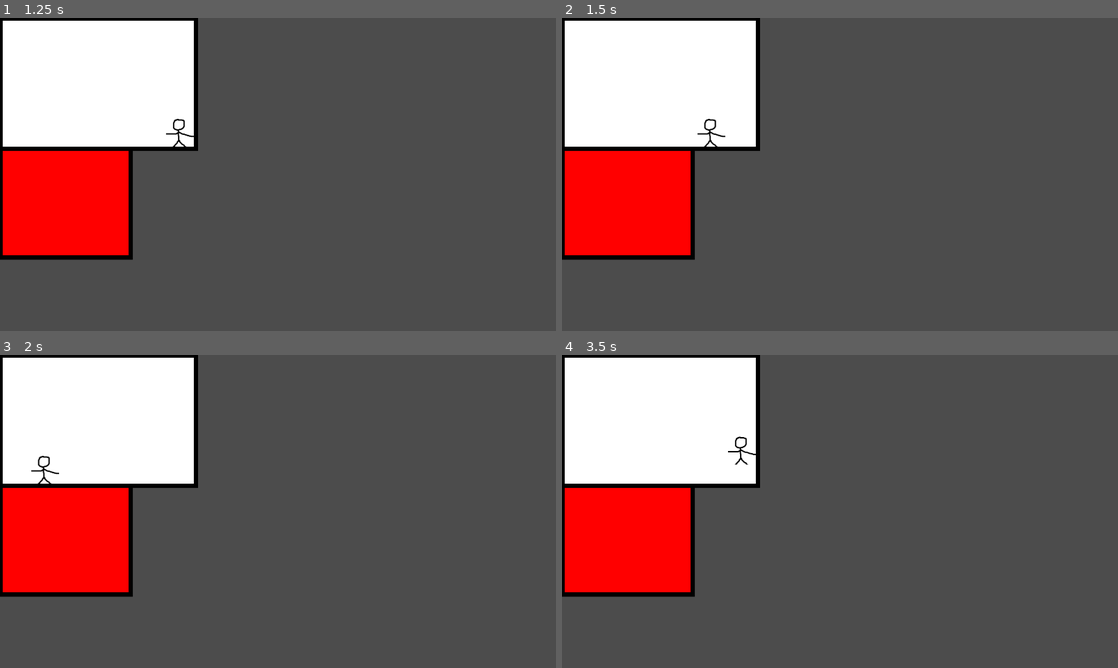
Above: before the commit, frames 1-4 (two rows, left to right).
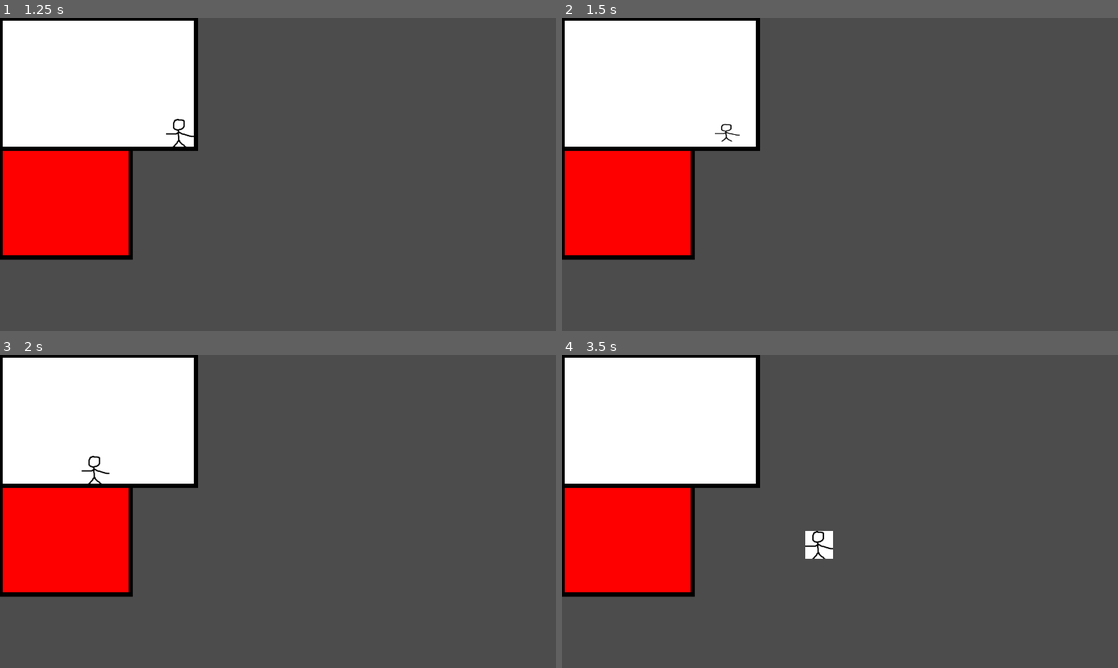
Above: after the commit, the same moments.

Repository: johnnypuskar/ms-paint-jam-game
Game: Godot game, scene res://scenes/World.tscn
Two runs of this game, one before a commit and one after it. Both use one fixed random seed, a clock stepped at 60 frames per second and the inputs below. The project has no main scene, so this scene is started directly.
Inputs:
- Up to frame 1 (1.25 s): tap Enter at 0.5 s; hold D (move_right) from 0.53 s (still down); hold S (move_duck) from 0.53 s (still down); tap Space (move_jump) at 0.77 s; tap Shift (move_shift) at 0.8 s
- Up to frame 2 (1.5 s): release D (move_right) at 1.28 s; release S (move_duck) at 1.28 s; hold A (move_left) from 1.28 s (still down); tap Shift (move_shift) at 1.35 s
- Up to frame 3 (2 s): keep holding A (move_left); tap Space (move_jump) at 1.52 s; tap S (move_duck) at 1.55 s
- Up to frame 4 (3.5 s): release A (move_left) at 2.03 s; hold S (move_duck) 2.03-2.78 s; hold D (move_right) from 2.03 s (still down); tap Shift (move_shift) at 2.3, 2.85 s; tap Space (move_jump) at 3.02 s; tap S (move_duck) at 3.05 s

Frame 1 is identical in both runs. In frame 2, 0.2% of the frame differs, in the area x 24-32%, y 32-42%; in frame 3, 0.2%; in frame 4, 0.5%, in the area x 29-49%, y 26-66%.

Commit message:
Added "shifting" between boxes. ~6.75 hours after jam start

Diff:
--- a/project.godot
+++ b/project.godot
@@ -49,6 +49,11 @@
 "events": [ Object(InputEventKey,"resource_local_to_scene":false,"resource_name":"","device":0,"alt":false,"shift":false,"control":false,"meta":false,"command":false,"pressed":false,"scancode":83,"unicode":0,"echo":false,"script":null)
  ]
 }
+debug={
+"deadzone": 0.5,
+"events": [ Object(InputEventKey,"resource_local_to_scene":false,"resource_name":"","device":0,"alt":false,"shift":false,"control":false,"meta":false,"command":false,"pressed":false,"scancode":80,"unicode":0,"echo":false,"script":null)
+ ]
+}
 
 [rendering]
 
--- a/scenes/Player.tscn
+++ b/scenes/Player.tscn
@@ -1,12 +1,69 @@
-[gd_scene load_steps=5 format=2]
+[gd_scene load_steps=6 format=2]
 
 [ext_resource path="res://images/player/temp_guy.png" type="Texture" id=1]
 [ext_resource path="res://scripts/player.gd" type="Script" id=2]
 
-[sub_resource type="Animation" id=1]
-resource_name = "idle"
+[sub_resource type="Animation" id=4]
+resource_name = "shift_horizontal"
+length = 0.4
+tracks/0/type = "value"
+tracks/0/path = NodePath(".:scale")
+tracks/0/interp = 1
+tracks/0/loop_wrap = true
+tracks/0/imported = false
+tracks/0/enabled = true
+tracks/0/keys = {
+"times": PoolRealArray( 0, 0.1, 0.2, 0.3, 0.4 ),
+"transitions": PoolRealArray( 1, 1, 1, 1, 1 ),
+"update": 0,
+"values": [ Vector2( 1, 1 ), Vector2( 1, 0.75 ), Vector2( 0.7, 0.4 ), Vector2( 1, 0.75 ), Vector2( 1, 1 ) ]
+}
+tracks/1/type = "method"
+tracks/1/path = NodePath(".")
+tracks/1/interp = 1
+tracks/1/loop_wrap = true
+tracks/1/imported = false
+tracks/1/enabled = true
+tracks/1/keys = {
+"times": PoolRealArray( 0.4 ),
+"transitions": PoolRealArray( 1 ),
+"values": [ {
+"args": [  ],
+"method": "enable_movement"
+} ]
+}
 
-[sub_resource type="RectangleShape2D" id=2]
+[sub_resource type="Animation" id=5]
+resource_name = "shift_vertical"
+length = 0.4
+tracks/0/type = "value"
+tracks/0/path = NodePath(".:scale")
+tracks/0/interp = 1
+tracks/0/loop_wrap = true
+tracks/0/imported = false
+tracks/0/enabled = true
+tracks/0/keys = {
+"times": PoolRealArray( 0, 0.1, 0.2, 0.3, 0.4 ),
+"transitions": PoolRealArray( 1, 1, 1, 1, 1 ),
+"update": 0,
+"values": [ Vector2( 1, 1 ), Vector2( 0.75, 1 ), Vector2( 0.4, 0.7 ), Vector2( 0.75, 1 ), Vector2( 1, 1 ) ]
+}
+tracks/1/type = "method"
+tracks/1/path = NodePath(".")
+tracks/1/interp = 1
+tracks/1/loop_wrap = true
+tracks/1/imported = false
+tracks/1/enabled = true
+tracks/1/keys = {
+"times": PoolRealArray( 0.4 ),
+"transitions": PoolRealArray( 1 ),
+"values": [ {
+"args": [  ],
+"method": "enable_movement"
+} ]
+}
+
+[sub_resource type="RectangleShape2D" id=3]
 extents = Vector2( 32, 32 )
 
 [node name="Player" type="KinematicBody2D"]
@@ -18,10 +75,11 @@
 texture = ExtResource( 1 )
 
 [node name="AnimationPlayer" type="AnimationPlayer" parent="."]
-anims/idle = SubResource( 1 )
+anims/shift_horizontal = SubResource( 4 )
+anims/shift_vertical = SubResource( 5 )
 
 [node name="Collision" type="CollisionShape2D" parent="."]
-shape = SubResource( 2 )
+shape = SubResource( 3 )
 
 [node name="Ray_DownLeft" type="RayCast2D" parent="."]
 position = Vector2( -32, 32 )
@@ -46,3 +104,5 @@
 enabled = true
 cast_to = Vector2( 1, 0 )
 collision_mask = 2
+
+[node name="Tween" type="Tween" parent="."]
--- a/scripts/player.gd
+++ b/scripts/player.gd
@@ -8,14 +8,20 @@
 
 onready var rays = {"DL":$Ray_DownLeft,"DR":$Ray_DownRight,"FT":$Ray_ForwardTop,"FB":$Ray_ForwardBottom}
 onready var collider = $Collision
+onready var anim = $AnimationPlayer
+onready var tween = $Tween
 
-
+var movement_disabled = false
 var velocity = Vector2()
 
 func _ready():
 	pass
 
 func _physics_process(delta):
+	if !movement_disabled:
+		process_movement_control()
+
+func process_movement_control():
 	rotation = gravity_direction.angle_to(DOWN)
 	var input_velocity = Vector2()
 	if Input.is_action_pressed("move_right"):
@@ -35,7 +41,8 @@
 		else:
 			velocity.y = 0
 			if Input.is_action_just_pressed("move_shift") and (input_velocity.x != 0 || Input.is_action_pressed("move_duck")):
-				shift(input_velocity.normalized())
+				#TODO: change 10 below to get the thickness of the current box
+				shift(input_velocity.normalized(),10)
 	else:
 		if against_wall():
 			if Input.is_action_just_pressed("move_jump"):
@@ -64,16 +71,28 @@
 	var fv_y = Vector2(0, final_velocity.y)
 	move_and_collide(fv_y)
 
-func shift(input_velocity):
+func shift(input_velocity, distance):
 	var shift_dir = null
 	if input_velocity.x != 0:
 		if Input.is_action_pressed("move_left"):
 			shift_dir = Vector2(-1,0)
+			anim.play("shift_horizontal")
 		elif Input.is_action_pressed("move_right"):
 			shift_dir = Vector2(1,0)
+			anim.play("shift_horizontal")
+		else:
+			return
 	elif Input.is_action_pressed("move_duck"):
 		shift_dir = Vector2(0,1)
+		anim.play("shift_vertical")
+	if shift_dir == null:
+		return
+	movement_disabled = true
+	tween.interpolate_property(self, 'position', position, position + shift_dir*(64+distance),0.4)
+	tween.start()
 
+func enable_movement():
+	movement_disabled = false
 
 func on_ground():
 	return rays["DL"].is_colliding() || rays["DR"].is_colliding()
